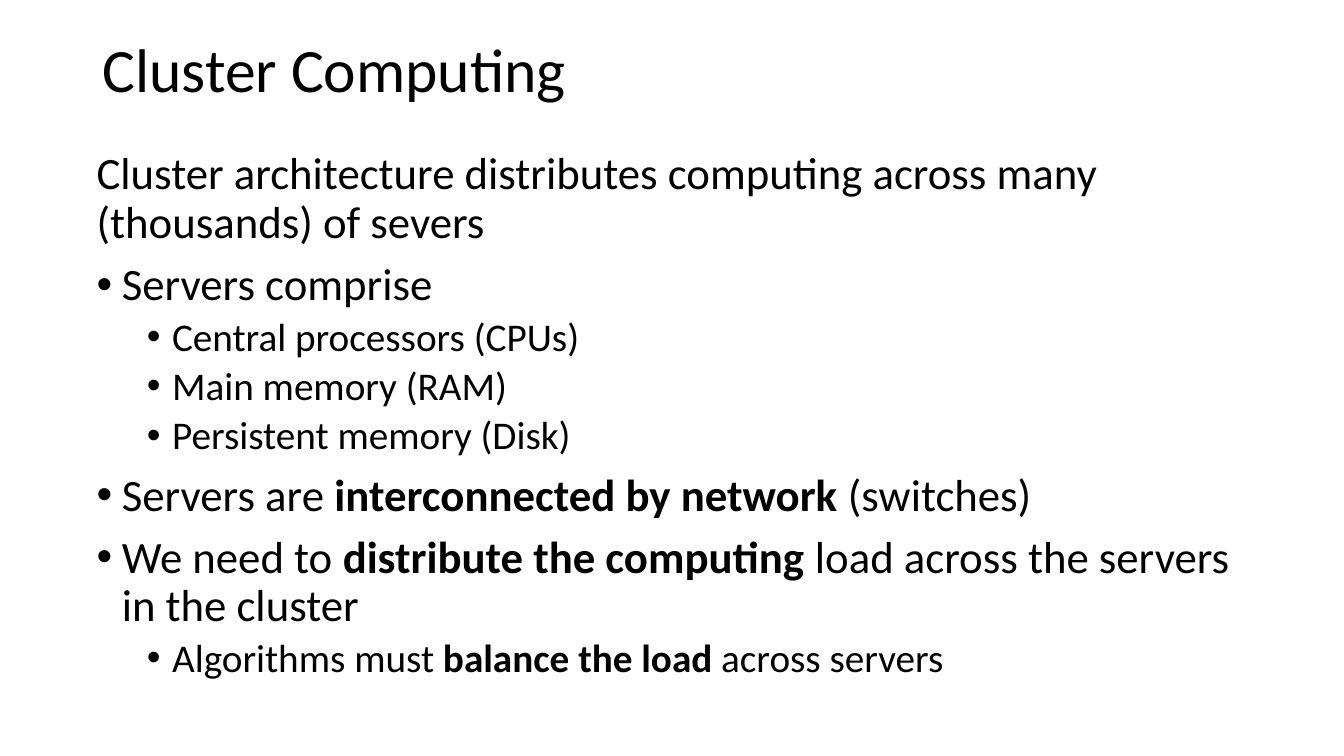
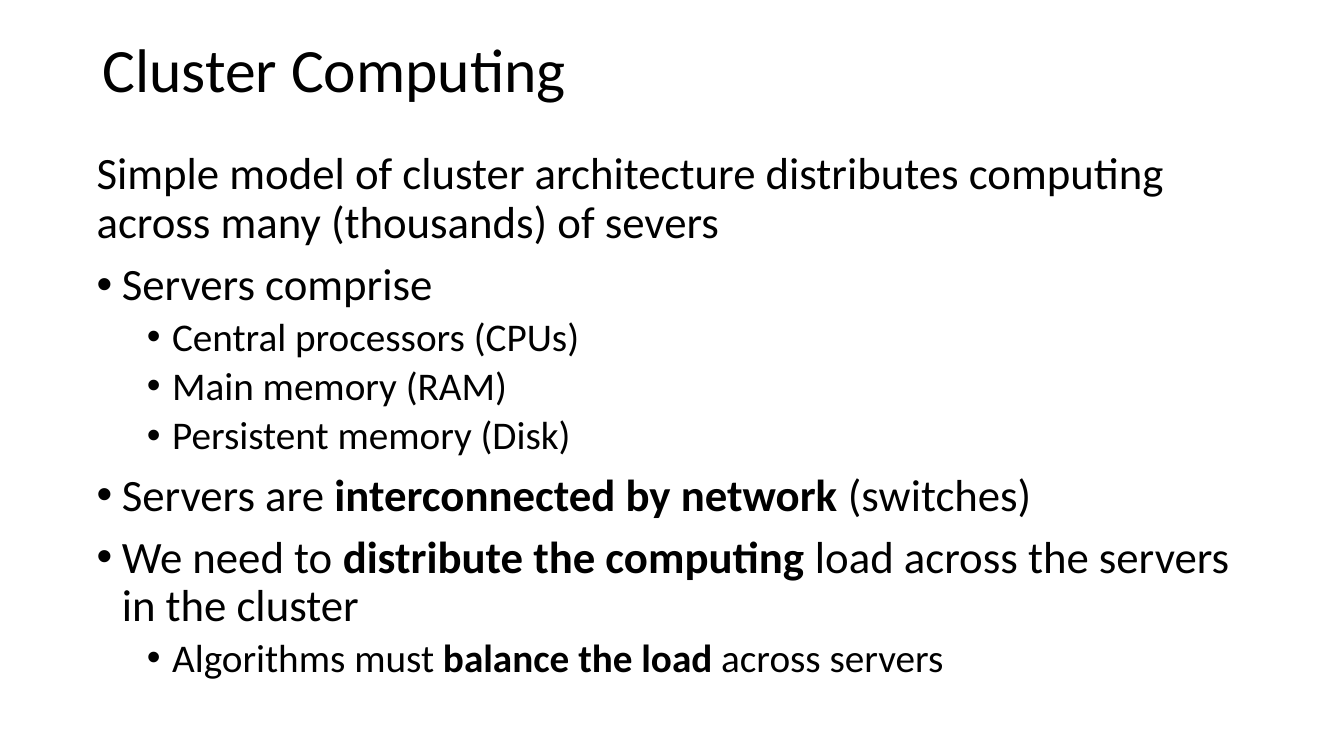
Before and after one commit to StephenElston/CSCI-E-108, a slide deck: slide 13 of slides/2_BigDataComputing.pptx. Drawn at 1344x756 pixels with LibreOffice and Linux fonts; fonts in the diff are those of the drawing. Boxes give left, top, right and bottom in pixels: in the first picture for what was removed or moved away, otherwise in the second. Text is boxed around its words. In the diff, an @@ line names an element or a change of style, - is before the commit and + after.

```diff
--- a/slides/2_BigDataComputing.pptx
+++ b/slides/2_BigDataComputing.pptx
@@ text at [97, 158, 1164, 246]: text changed @@
-Cluster architecture distributes computing across many (thousands) of severs
+Simple model of cluster architecture distributes computing across many (thousands) of severs
```
Also in this commit, not shown: 4 other slides changed, 1 other file.
